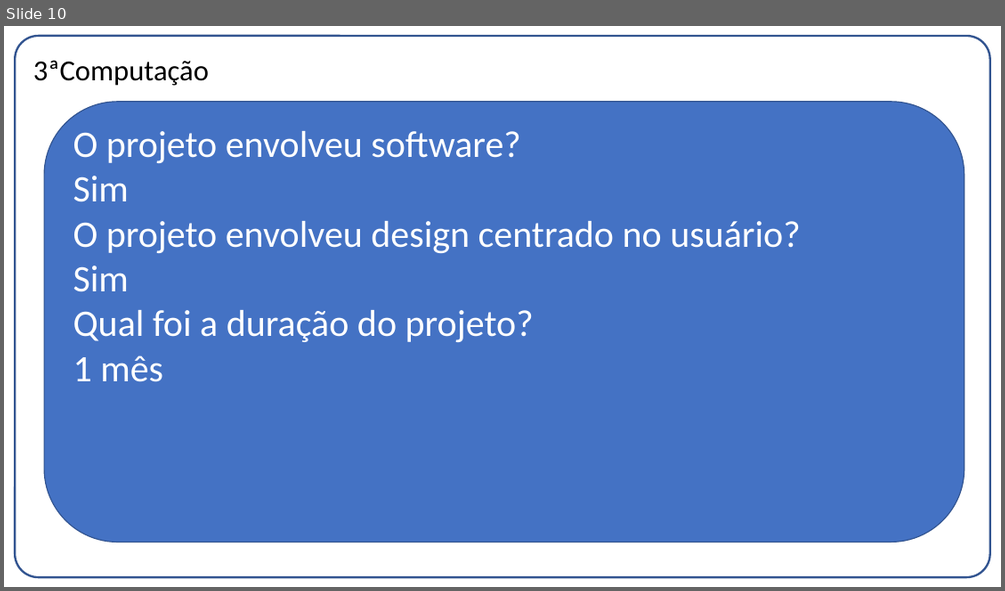
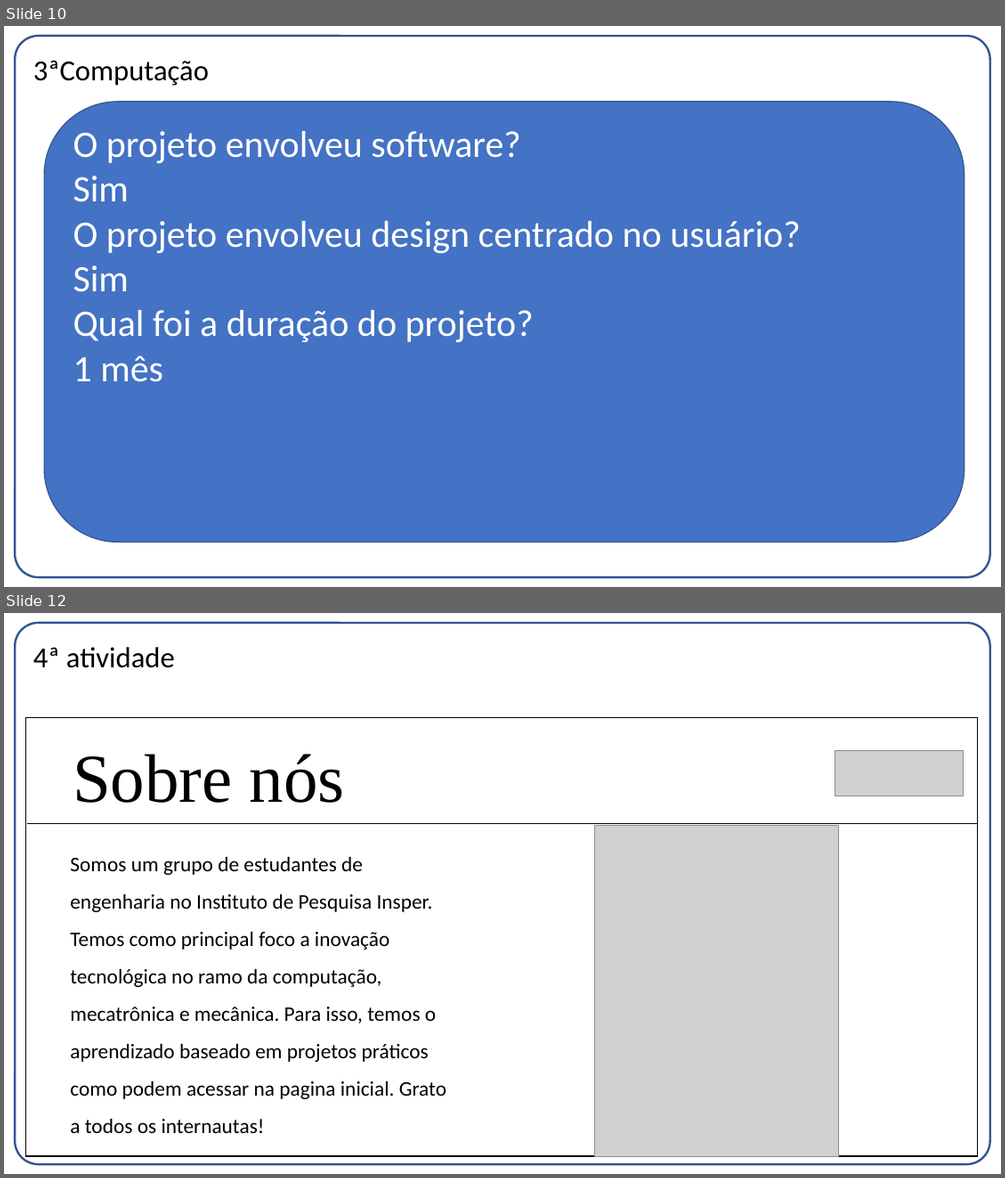
Before and after one commit to FelippeTeracini/J.L-Inc., a slide deck: Entrega01.pptx. Shown one above the other, each under a label of ours: slide 10 before the commit, slides 10 and 12 after it; the slides between them are not shown. The pictures are 1005x591 and 1005x1178 pixels, drawn with LibreOffice and Linux fonts; fonts in the diff are those of the drawing; grey boxes stand for pictures. Boxes give left, top, right and bottom in pixels: in the first picture for what was removed or moved away, otherwise in the second. Text is boxed around its words. In the diff, an @@ line names an element or a change of style, - is before the commit and + after.

Commit message:
com design da pagina

```diff
--- a/Entrega01.pptx
+++ b/Entrega01.pptx
@@ slide 12 added at [4,613,1001,1174], background #FFFFFF; not listed: 1 template element that a slide beside it also shows @@
@@ title added at [33,647,175,668], 28 pt, text #000000 @@
+4ª atividade
@@ rectangle added at [25,718,977,1157], fill #FFFFFF, outline #000000 1 pt @@
@@ text added at [73,754,345,803], 66 pt, text #000000 @@
+Sobre nós
@@ picture added at [834,751,963,795] @@
@@ line added from (27, 823) to (977, 823), #000000 1 pt @@
@@ picture added at [595,826,839,1156] @@
@@ text added at [70,856,446,1133], 20 pt, text #000000 @@
+Somos um grupo de estudantes de engenharia no Instituto de Pesquisa Insper. Temos como principal foco a inovação tecnológica no ramo da computação, mecatrônica e mecânica. Para isso, temos o aprendizado baseado em projetos práticos como podem acessar na pagina inicial. Grato a todos os internautas!
```
Also in this commit, not shown: 1 slide changed, 1 slide removed.
